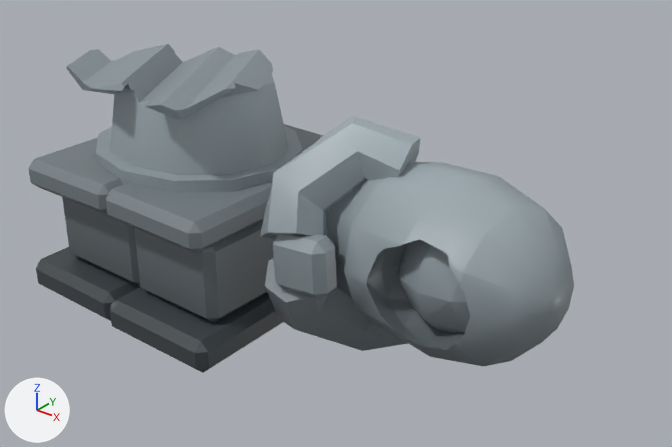
Two versions of the glTF model assets/custom-props/ruins/statue_broken.glb, one commit apart.
Both versions are drawn from a 50 mm lens placed at (3.92, -3.58, 2.93), pointed at (1.07, -0.01, 0.72). Every picture has the same lights, and +X, +Y and +Z are marked at lower left. The picture after the commit comes second. Vertices at exactly the same position are counted once.

Names of what the first picture shows: 'statue_broken'.
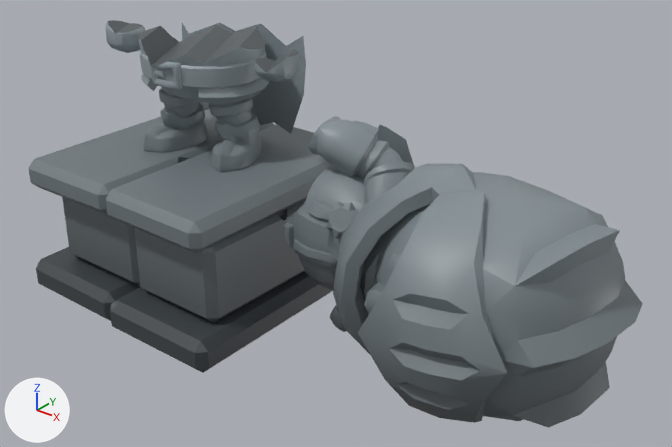
What differs and where, as boxes [x1, y1, x2, y2] in the pictures (672 x 447 px):
'statue_broken', reshaped (12% wider, 24% taller)
    before: [29, 44, 574, 373]
    after: [29, 20, 642, 428]
part 1 of me_statue_broken, rebuilt (14% wider, 25% taller)
    before: [260, 116, 574, 366]
    after: [283, 116, 642, 428]
part 2 of me_statue_broken, added
    after: [105, 20, 146, 53]
part 3 of me_statue_broken, added
    after: [255, 49, 300, 82]
part 4 of me_statue_broken, added
    after: [182, 23, 306, 134]
part 5 of me_statue_broken, cut back
    before: [35, 44, 324, 222]
    after: [36, 25, 326, 222]

The change, as a list of edits to the scene's bpy script:
```text
Change me_statue_broken:
    used by ob_statue_broken; location = (0.0, 0.0, 0.0)
    remove me_statue_broken.from_pydata(...)  # 964 vertices, 1928 faces; spans x -0.78..2.43, y -0.8..0.78, z -0.01..1.47
    add me_statue_broken.from_pydata(...)  # 3316 vertices, 6628 faces; spans x -0.78..2.77, y -0.84..0.78, z -0.01..1.59
    me_statue_broken part 1: the loose piece of 407 vertices spanning x 0.86..2.43, y -0.52..0.61, z 0.0..1.34 is rebuilt with 1806 vertices and now spans x 0.86..2.77, y -0.84..0.49, z 0.0..1.3
    me_statue_broken part 2: a new loose piece of 80 vertices spanning x -0.66..-0.43, y -0.14..0.11, z 1.4..1.59, in mat_texture (picture img_dungeon_texture)
    me_statue_broken part 3: a new loose piece of 71 vertices spanning x 0.43..0.66, y -0.01..0.24, z 1.4..1.55, in mat_texture (picture img_dungeon_texture)
    me_statue_broken part 4: a new loose piece of 61 vertices spanning x -0.52..0.44, y 0.39..0.48, z 0.93..1.57, in mat_texture (picture img_dungeon_texture)
    me_statue_broken part 5: 4 vertices moved from x 0.04..0.57, y -0.5..0.57, z 0.87..0.94 to x 0.26..0.33, y -0.15..0.25, z 0.87..0.92; 179 vertices removed from x -0.66..0.66, y -0.64..0.58, z 0.84..1.47; 920 vertices added at x -0.41..0.4, y -0.55..0.42, z 0.84..1.57
```
